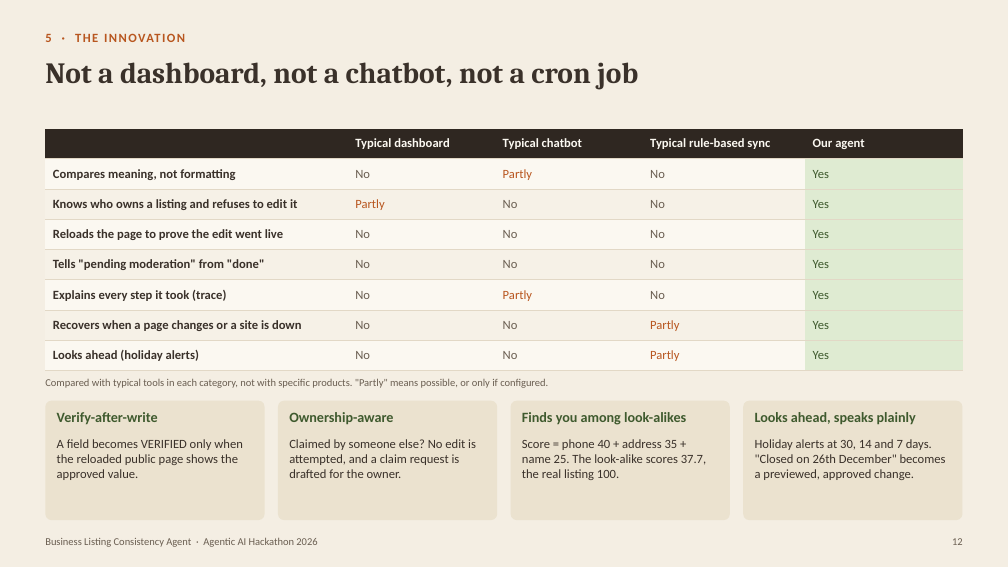
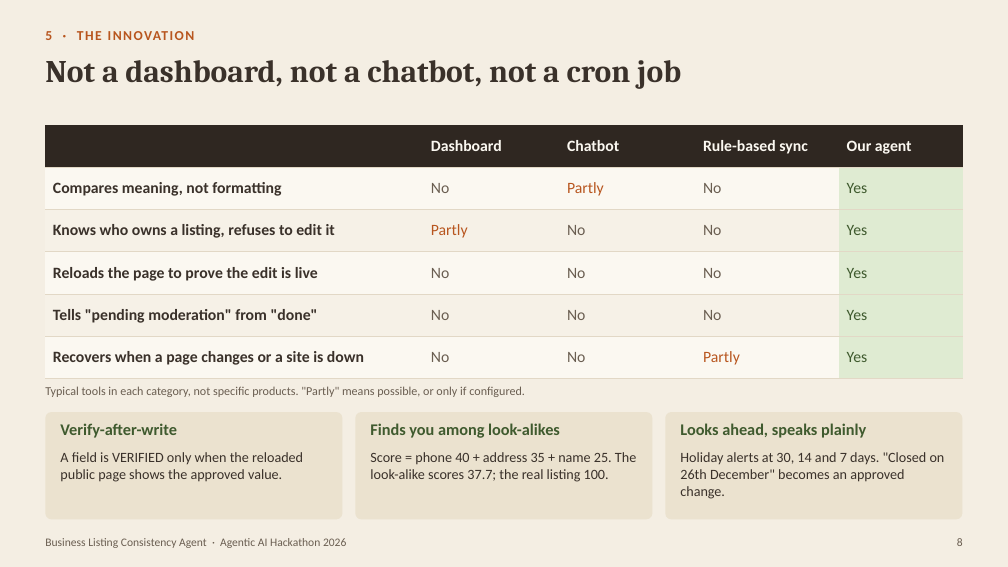
Before and after one commit to yourgrok/zirohacksub, a slide deck: slide 8 of docs/Business-Listing-Consistency-Agent-Jury-Deck.pptx (slide 12 before the commit). Drawn at 1008x567 pixels with LibreOffice and Linux fonts; fonts in the diff are those of the drawing. Boxes give left, top, right and bottom in pixels: in the first picture for what was removed or moved away, otherwise in the second. Text is boxed around its words. In the diff, an @@ line names an element or a change of style, - is before the commit and + after.

```diff
--- a/docs/Business-Listing-Consistency-Agent-Jury-Deck.pptx
+++ b/docs/Business-Listing-Consistency-Agent-Jury-Deck.pptx
@@ text "5 · THE INNOVATION" at (45,31,52,40): size 12 to 13 pt @@
@@ text "Not a dashboard, not a ..." at (45,60,681,89): size 28 to 30 pt @@
@@ table at (45,125,963,379) @@
-row 1:  | Typical dashboard | Typical chatbot | Typical rule-based sync | Our agent
+row 1:  | Dashboard | Chatbot | Rule-based sync | Our agent
-row 3, column 1: Knows who owns a listing and refuses to edit it
+row 3, column 1: Knows who owns a listing, refuses to edit it
-row 4, column 1: Reloads the page to prove the edit went live
+row 4, column 1: Reloads the page to prove the edit is live
-row 6: Explains every step it took (trace) | No | Partly | No | Yes
-row 8: Looks ahead (holiday alerts) | No | No | Partly | Yes
@@ table: place and size @@
-table at (45,129,963,371)
+table at (45,125,963,379)
@@ text at (45,386,525,397): text changed; size 10 to 11.5 pt @@
-Compared with typical tools in each category, not with specific products. "Partly" means possible, or only if configured.
+Typical tools in each category, not specific products. "Partly" means possible, or only if configured.
@@ rounded rectangle: place and size @@
-rounded rectangle at (45,401,265,520)
+rounded rectangle at (45,412,343,520)
@@ rounded rectangle removed at (278,401,498,520) @@
@@ text removed at (289,412,393,425) @@
-Ownership-aware
@@ proportions changed in 3 elements at (45,412,343,520), (665,412,963,520), (355,412,653,520) @@
@@ rounded rectangle: place and size @@
-rounded rectangle at (510,401,730,520)
+rounded rectangle at (355,412,653,520)
@@ rounded rectangle: place and size @@
-rounded rectangle at (743,401,963,520)
+rounded rectangle at (665,412,963,520)
@@ text "Verify-after-write": place and size @@
-text "Verify-after-write" at (57,412,158,424)
+text "Verify-after-write" at (60,423,177,438)
@@ text removed at (289,439,476,478) @@
-Claimed by someone else? No edit is attempted, and a claim request is drafted for the owner.
@@ size 13.5 to 15.5 pt in 3 elements at (680,423,866,438), (60,423,177,438), (370,423,560,438) @@
@@ text "Finds you among look-alikes": place and size @@
-text "Finds you among look-alikes" at (522,412,686,425)
+text "Finds you among look-alikes" at (370,423,560,438)
@@ text "Looks ahead, speaks plainly": place and size @@
-text "Looks ahead, speaks plainly" at (755,412,916,425)
+text "Looks ahead, speaks plainly" at (680,423,866,438)
@@ text at (60,452,303,482): text changed; size 12 to 13.5 pt @@
-A field becomes VERIFIED only when the reloaded public page shows the approved value.
+A field is VERIFIED only when the reloaded public page shows the approved value.
@@ text at (370,452,636,482): text changed; size 12 to 13.5 pt @@
-Score = phone 40 + address 35 + name 25. The look-alike scores 37.7, the real listing 100.
+Score = phone 40 + address 35 + name 25. The look-alike scores 37.7; the real listing 100.
@@ text at (680,452,945,499): text changed; size 12 to 13.5 pt @@
-Holiday alerts at 30, 14 and 7 days. "Closed on 26th December" becomes a previewed, approved change.
+Holiday alerts at 30, 14 and 7 days. "Closed on 26th December" becomes an approved change.
@@ text "Business Listing Consistency Agent · ..." at (45,538,346,548): size 10 to 11 pt @@
@@ text at (957,538,963,546): text changed; size 10 to 11 pt @@
-12
+8
```
Also in this commit, not shown: 8 other slides changed, 1 slide added, 9 slides removed, 7 other files.
